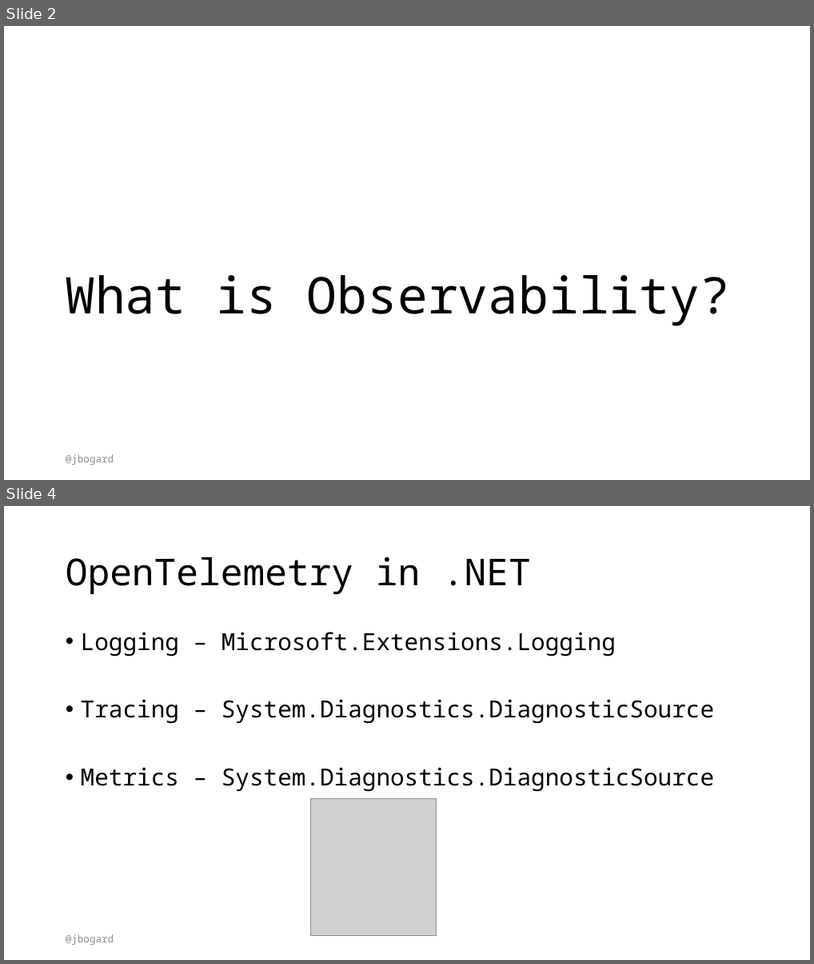
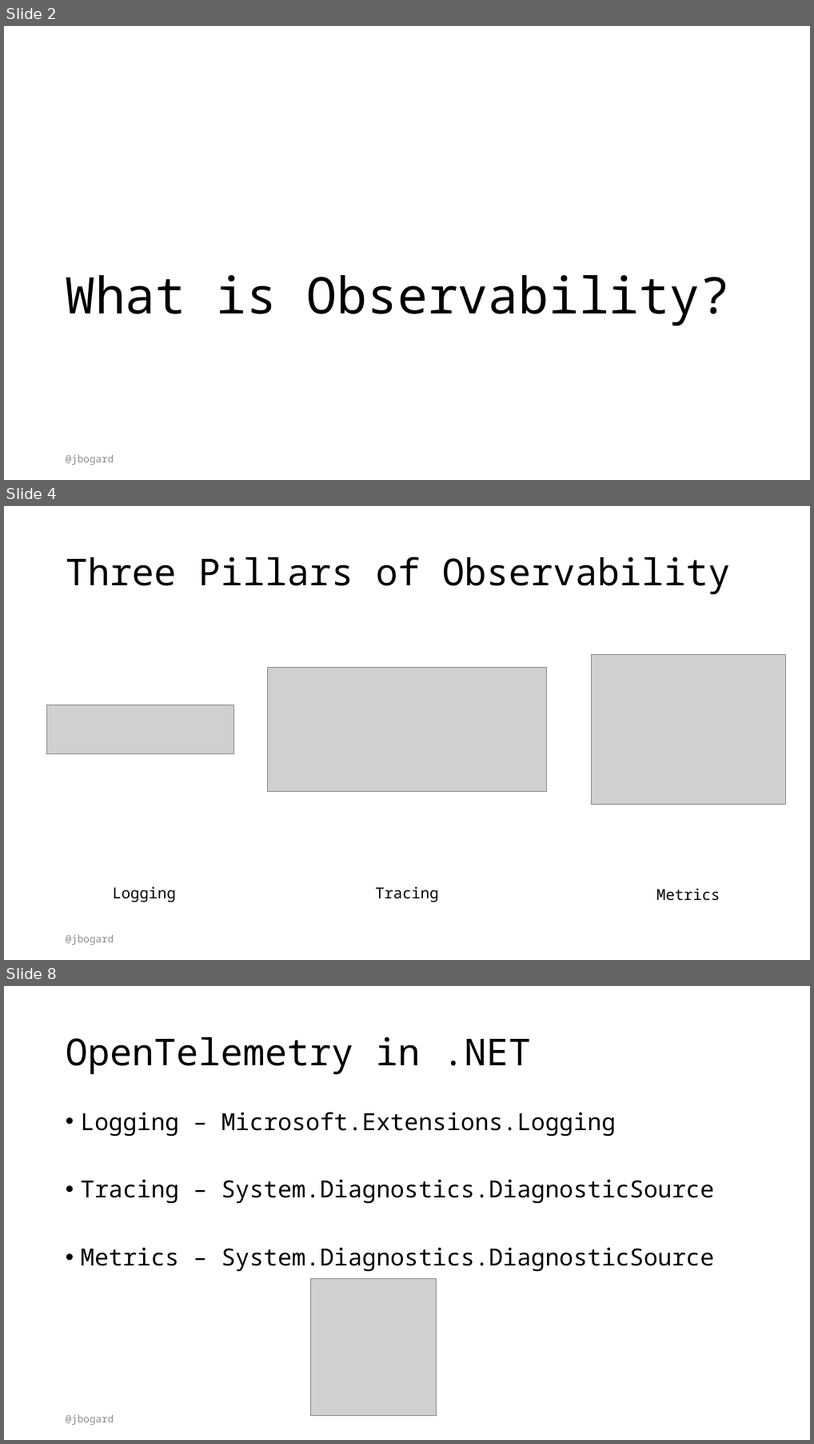
Before and after one commit to jbogard/presentations, a slide deck: DistributedTracing/ObservabilityMadeEasyWithOTelAndDotNet6.pptx. Shown one above the other, each under a label of ours: slides 2 and 4 before the commit, slides 2, 4 and 8 after it; the slides between them are not shown. The pictures are 814x964 and 814x1444 pixels, drawn with LibreOffice and Linux fonts; fonts in the diff are those of the drawing; grey boxes stand for pictures. Boxes give left, top, right and bottom in pixels: in the first picture for what was removed or moved away, otherwise in the second. Text is boxed around its words. In the diff, an @@ line names an element or a change of style, - is before the commit and + after.

```diff
--- a/DistributedTracing/ObservabilityMadeEasyWithOTelAndDotNet6.pptx
+++ b/DistributedTracing/ObservabilityMadeEasyWithOTelAndDotNet6.pptx
@@ slide 4 added at box(4, 506, 810, 960), background #FFFFFF @@
@@ title added at box(66, 556, 730, 595), 44 pt, text #000000 @@
+Three Pillars of Observability
@@ picture added at box(267, 667, 547, 792) @@
@@ picture added at box(591, 654, 786, 804) @@
@@ picture added at box(46, 704, 234, 754) @@
@@ text added at box(113, 886, 176, 902), 18 pt, text #000000 @@
+Logging
@@ text added at box(375, 886, 438, 902), 18 pt, text #000000 @@
+Tracing
@@ text added at box(657, 888, 720, 900), 18 pt, text #000000 @@
+Metrics
@@ text added at box(66, 934, 114, 944), 12 pt, text #8C8C8C @@
+@jbogard
@@ what was slide 4 is now slide 8 @@
```
Also in this commit, not shown: 3 slides changed, 3 other slides added, 1 other file.
